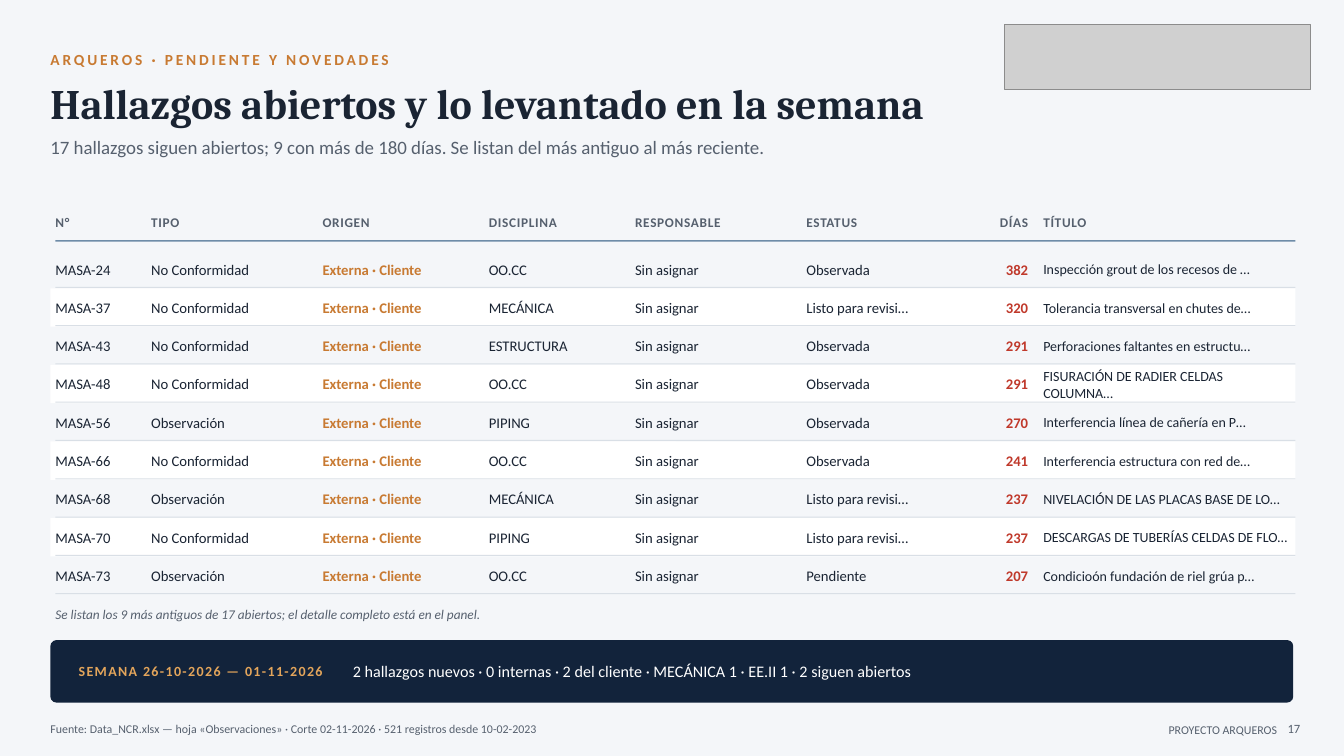
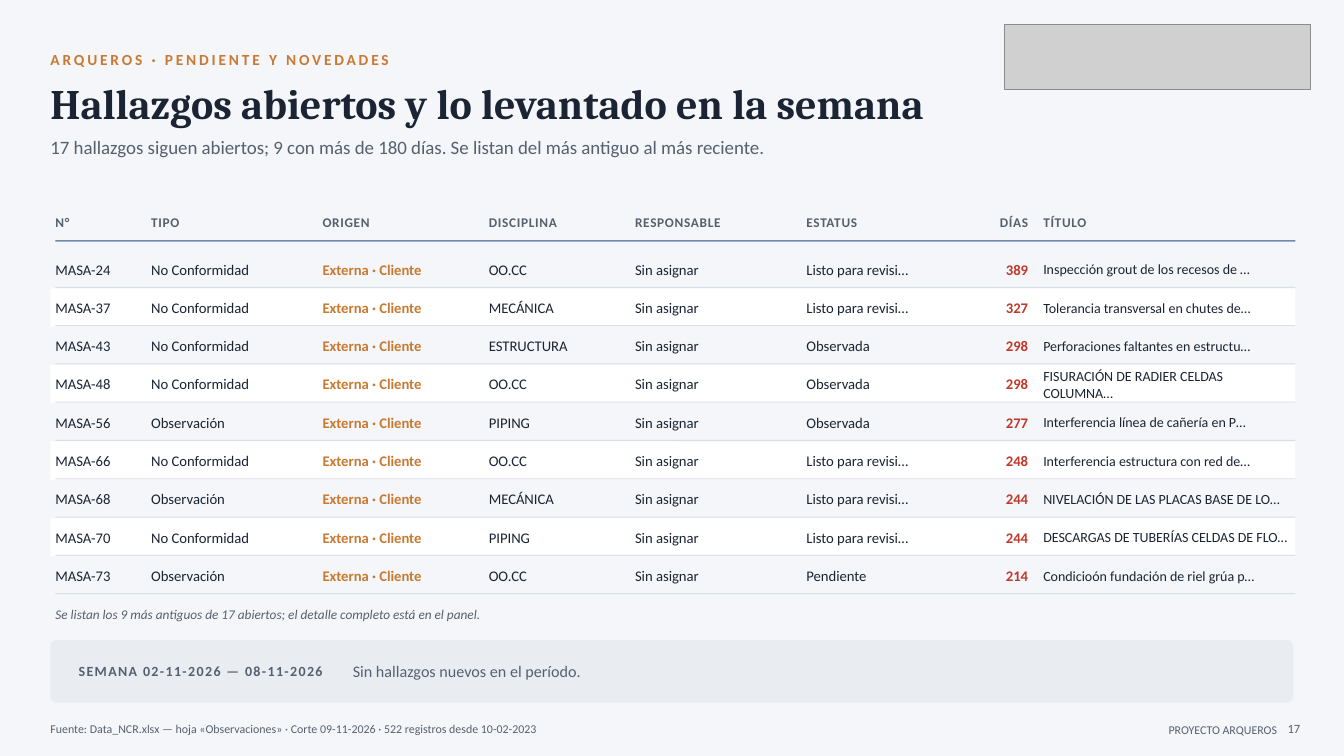
Before and after one commit to tdkvalex/Dashboard-HSEQ, a slide deck: slide 17 of modulo_nc/Panel_No_Conformidades.pptx. Drawn at 1344x756 pixels with LibreOffice and Linux fonts; fonts in the diff are those of the drawing; grey boxes stand for pictures. Boxes give left, top, right and bottom in pixels: in the first picture for what was removed or moved away, otherwise in the second. Text is boxed around its words. In the diff, an @@ line names an element or a change of style, - is before the commit and + after.

```diff
--- a/modulo_nc/Panel_No_Conformidades.pptx
+++ b/modulo_nc/Panel_No_Conformidades.pptx
@@ text at (x1=806, y1=265, x2=908, y2=278): text changed @@
-Observada
+Listo para revisi…
@@ text at (x1=1006, y1=265, x2=1028, y2=275): text changed @@
-382
+389
@@ text at (x1=1006, y1=303, x2=1028, y2=313): text changed @@
-320
+327
@@ text at (x1=1006, y1=341, x2=1028, y2=351): text changed @@
-291
+298
@@ text at (x1=1006, y1=379, x2=1028, y2=389): text changed @@
-291
+298
@@ text at (x1=1006, y1=418, x2=1028, y2=428): text changed @@
-270
+277
@@ text at (x1=806, y1=456, x2=908, y2=469): text changed @@
-Observada
+Listo para revisi…
@@ text at (x1=1006, y1=456, x2=1028, y2=466): text changed @@
-241
+248
@@ text at (x1=1006, y1=494, x2=1028, y2=504): text changed @@
-237
+244
@@ text at (x1=1006, y1=533, x2=1028, y2=543): text changed @@
-237
+244
@@ text at (x1=1006, y1=571, x2=1028, y2=581): text changed @@
-207
+214
@@ rounded rectangle at (x1=50, y1=640, x2=1294, y2=703): fill #12233B to #E9EDF2 @@
@@ text at (x1=79, y1=666, x2=323, y2=676): text changed; text colour #E3A55B to #56606E @@
-SEMANA 26-10-2026 — 01-11-2026
+SEMANA 02-11-2026 — 08-11-2026
@@ text at (x1=353, y1=666, x2=580, y2=680): text changed; text colour #FFFFFF to #56606E @@
-2 hallazgos nuevos · 0 internas · 2 del cliente · MECÁNICA 1 · EE.II 1 · 2 siguen abiertos
+Sin hallazgos nuevos en el período.
@@ text at (x1=50, y1=725, x2=537, y2=735): text changed @@
-Fuente: Data_NCR.xlsx — hoja «Observaciones» · Corte 02-11-2026 · 521 registros desde 10-02-2023
+Fuente: Data_NCR.xlsx — hoja «Observaciones» · Corte 09-11-2026 · 522 registros desde 10-02-2023
```
Also in this commit, not shown: 16 other slides changed, 3 other files.
